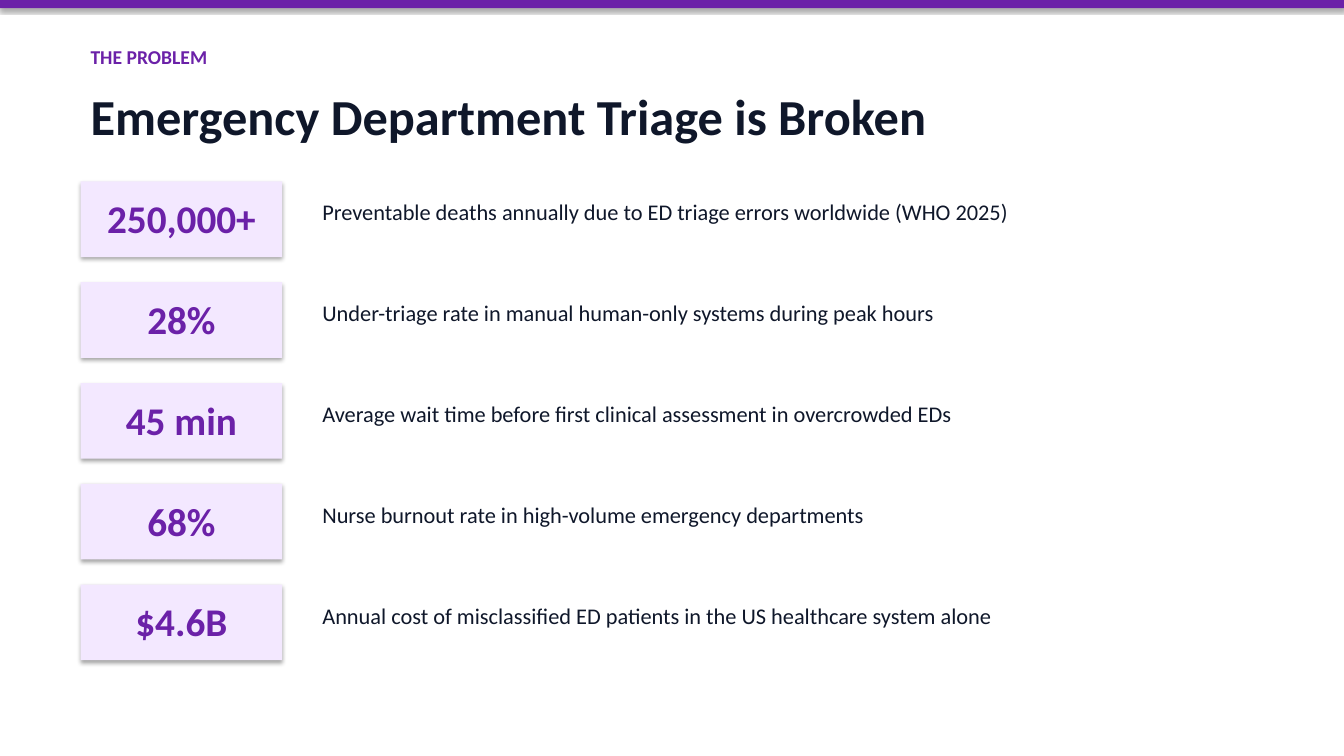
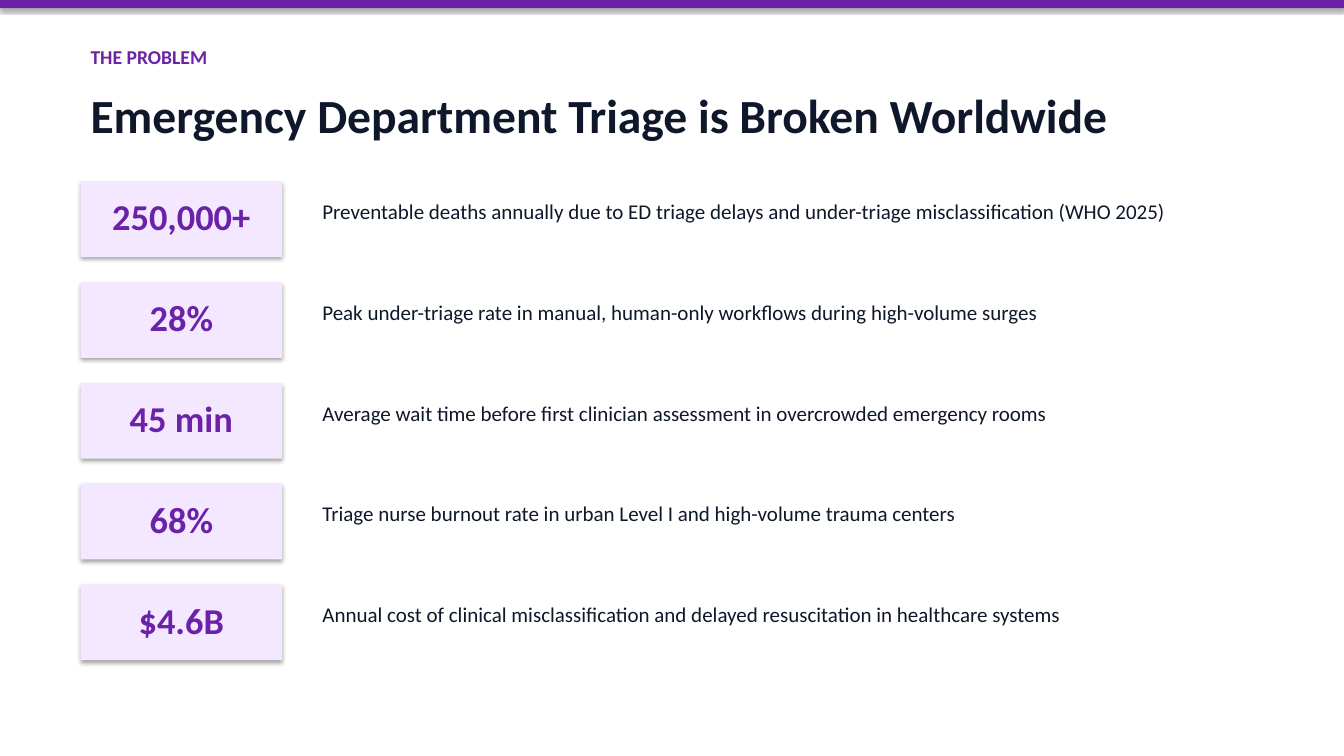
Before and after one commit to smit45-m/PatientTriage, a slide deck: slide 2 of PatientTriage_BusinessProposal.pptx. Drawn at 1344x756 pixels with LibreOffice and Linux fonts; fonts in the diff are those of the drawing. Boxes give left, top, right and bottom in pixels: in the first picture for what was removed or moved away, otherwise in the second. Text is boxed around its words. In the diff, an @@ line names an element or a change of style, - is before the commit and + after.

```diff
--- a/PatientTriage_BusinessProposal.pptx
+++ b/PatientTriage_BusinessProposal.pptx
@@ text at <box>91,99,1107,141</box>: text changed; size 36 to 34 pt @@
-Emergency Department Triage is Broken
+Emergency Department Triage is Broken Worldwide
@@ text at <box>322,204,1164,223</box>: text changed; size 16 to 15 pt @@
-Preventable deaths annually due to ED triage errors worldwide (WHO 2025)
+Preventable deaths annually due to ED triage delays and under-triage misclassification (WHO 2025)
@@ text at <box>322,305,1037,324</box>: text changed; size 16 to 15 pt @@
-Under-triage rate in manual human-only systems during peak hours
+Peak under-triage rate in manual, human-only workflows during high-volume surges
@@ text at <box>322,406,1046,425</box>: text changed; size 16 to 15 pt @@
-Average wait time before first clinical assessment in overcrowded EDs
+Average wait time before first clinician assessment in overcrowded emergency rooms
@@ text at <box>322,506,955,525</box>: text changed; size 16 to 15 pt @@
-Nurse burnout rate in high-volume emergency departments
+Triage nurse burnout rate in urban Level I and high-volume trauma centers
@@ size 28 to 26 pt in 5 elements at <box>112,206,250,235</box>, <box>150,306,213,332</box>, <box>130,406,233,433</box>, <box>150,508,213,534</box>, <box>139,609,224,638</box> @@
@@ text at <box>322,607,1059,626</box>: text changed; size 16 to 15 pt @@
-Annual cost of misclassified ED patients in the US healthcare system alone
+Annual cost of clinical misclassification and delayed resuscitation in healthcare systems
```
Also in this commit, not shown: 14 other slides changed, 5 other files.
